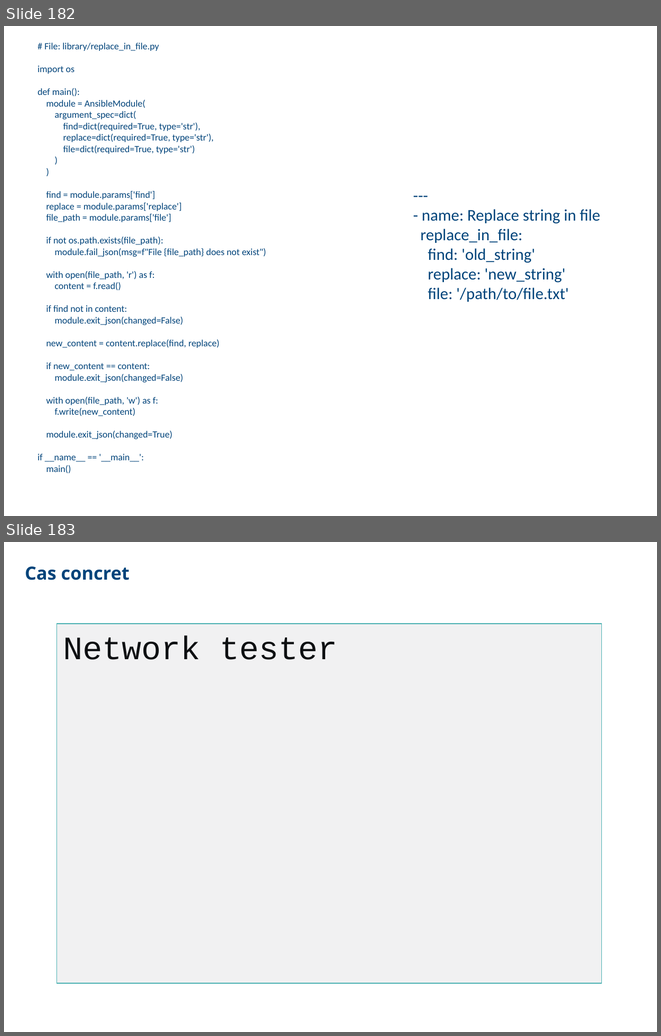
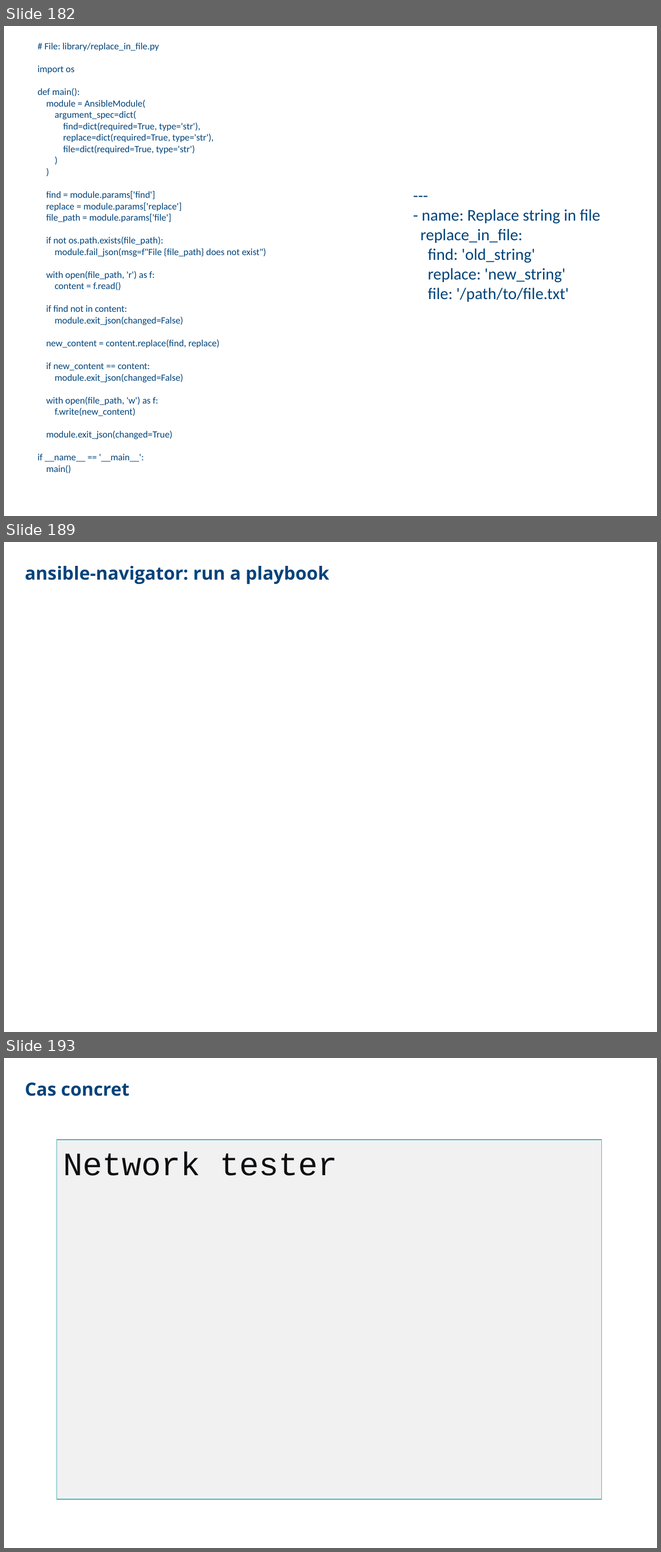
Before and after one commit to CCoupel/ansible-training, a slide deck: Ansible Training.pptx. Shown one above the other, each under a label of ours: slides 182 and 183 before the commit, slides 182, 189 and 193 after it; the slides between them are not shown. The pictures are 661x1036 and 661x1552 pixels, drawn with LibreOffice and Linux fonts; fonts in the diff are those of the drawing. Boxes give left, top, right and bottom in pixels: in the first picture for what was removed or moved away, otherwise in the second. Text is boxed around its words. In the diff, an @@ line names an element or a change of style, - is before the commit and + after.

```diff
--- a/Ansible Training.pptx
+++ b/Ansible Training.pptx
@@ slide 189 added at [4,542,657,1032], background #FFFFFF @@
@@ free added at [25,562,411,587], 20 pt, text #00437A, bold @@
+ansible-navigator: run a playbook
@@ what was slide 183 is now slide 193 @@
```
Also in this commit, not shown: 9 other slides added, 9 other files.
